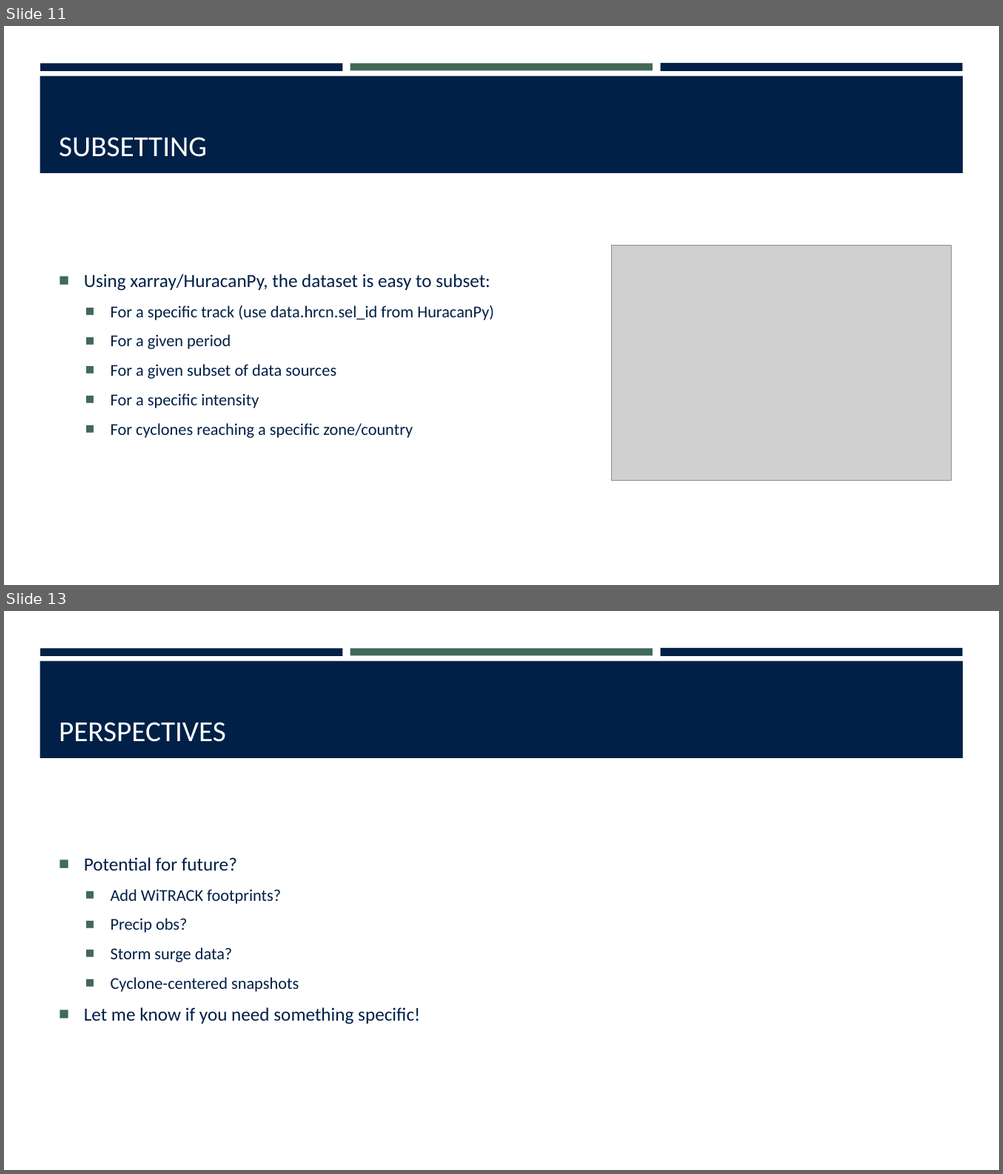
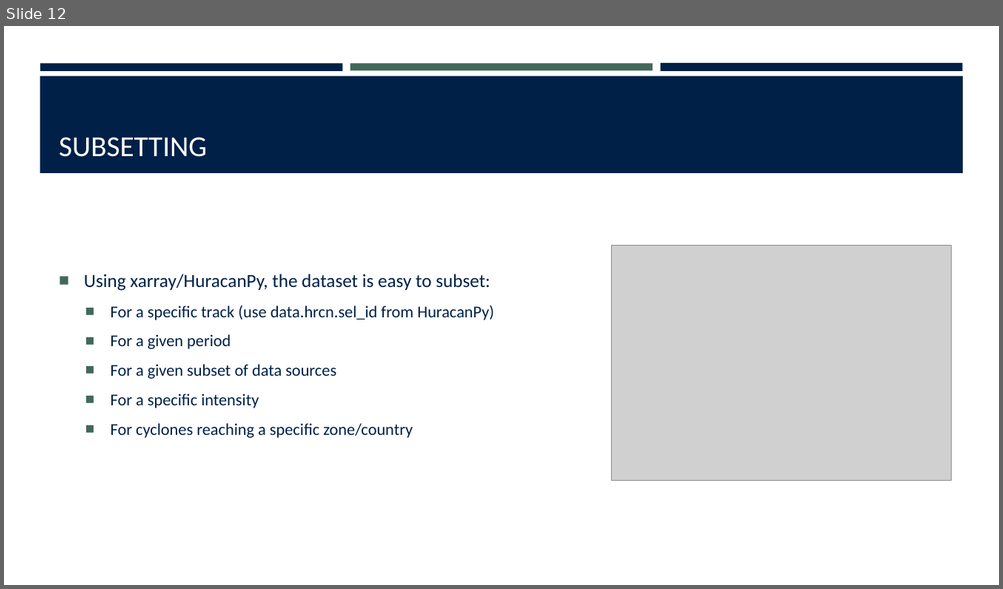
Before and after one commit to Huracan-project/extended-ibtracs, a slide deck: extended_ibtracs.pptx. Shown one above the other, each under a label of ours: slides 11 and 13 before the commit, slide 12 after it; the slides between them are not shown. The pictures are 1003x1174 and 1003x589 pixels, drawn with LibreOffice and Linux fonts; fonts in the diff are those of the drawing; grey boxes stand for pictures. Boxes give left, top, right and bottom in pixels: in the first picture for what was removed or moved away, otherwise in the second. Text is boxed around its words. In the diff, an @@ line names an element or a change of style, - is before the commit and + after.

```diff
--- a/extended_ibtracs.pptx
+++ b/extended_ibtracs.pptx
@@ slide 13 removed at [4,611,999,1170], background #FFFFFF; not listed: 4 template elements that a slide beside it also shows @@
@@ title removed at [59,722,226,742] @@
-PERSPECTIVES
@@ text removed at [84,857,420,1025] @@
-■ Potential for future?
-  ■ Add WiTRACK footprints?
-  ■ Precip obs?
-  ■ Storm surge data?
-  ■ Cyclone-centered snapshots
-■ Let me know if you need something specific!
@@ what was slide 11 is now slide 12 @@
```
Also in this commit, not shown: 2 slides changed, 4 slides added, 2 other slides removed.
